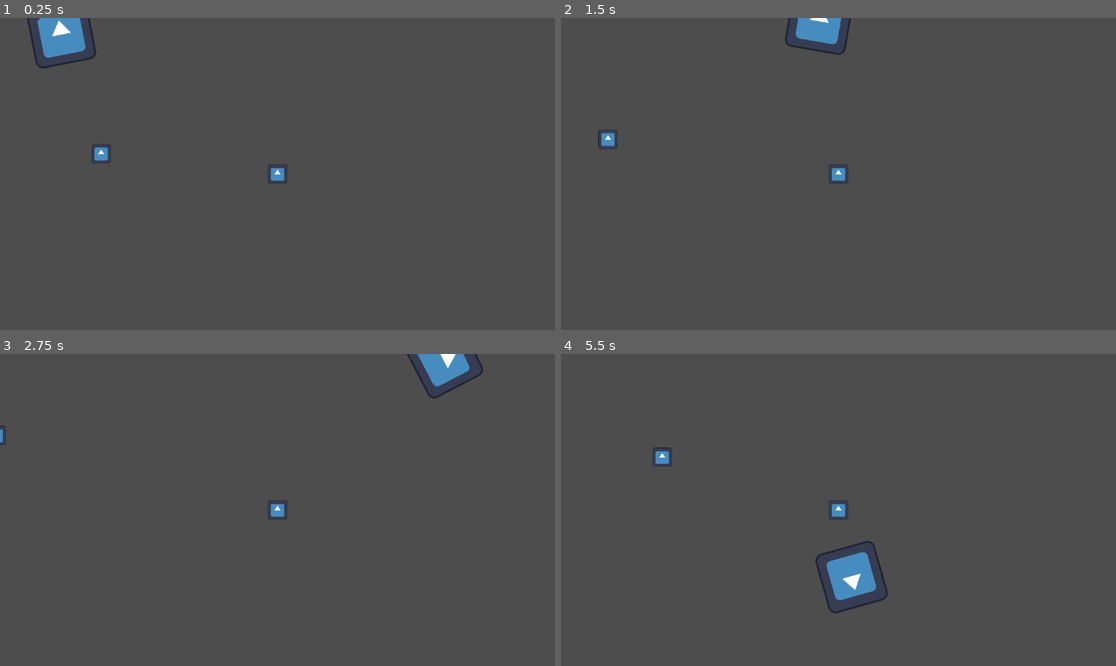
Above: before the commit, frames 1-4 (two rows, left to right).
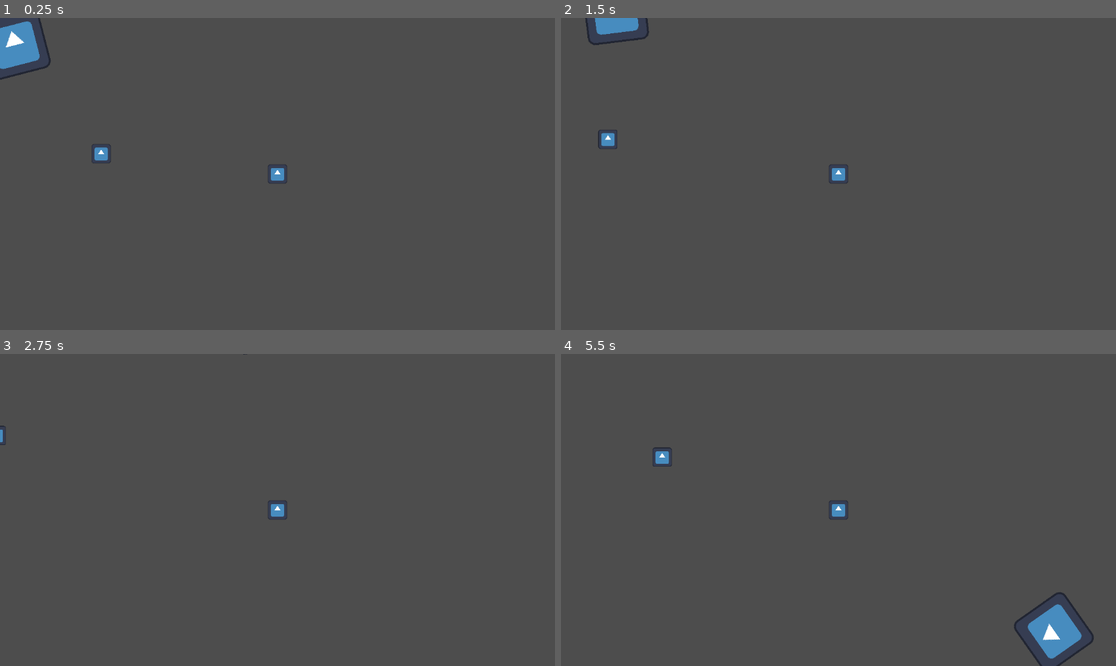
Above: after the commit, the same moments.

Repository: Jollista/Deadsteel
Game: Godot game, scene res://test.tscn
The game is run twice, just before and just after one commit, with the same random seed, the same clock (stepped at 60 frames per second) and the same inputs. The project has no main scene, so this scene is started directly. The engine's default icon, where the game draws it, is replaced by a stand-in: a white triangle on a blue panel in a dark square.
Inputs:
- Up to frame 1 (0.25 s): no input
- Up to frame 2 (1.5 s): hold D (right) 0.53-1.28 s; tap E (interact) at 0.6, 1.35 s; hold S (down) from 1.28 s (still down)
- Up to frame 3 (2.75 s): release S (down) at 2.03 s; hold D (right) from 2.03 s (still down); tap E (interact) at 2.1 s
- Up to frame 4 (5.5 s): release D (right) at 2.78 s; hold W (up) 2.78-3.53 s; tap E (interact) every 0.75 s from 2.85 to 5.1 s; hold A (left) 3.53-5.03 s; hold S (down) from 5.03 s (still down)

The runs differ from the first frame. In frame 1, 2.0% of the frame differs, in the area x 0-18%, y 0-20%; in frame 2, 1.2%; in frame 3, 0.8%; in frame 4, 2.5%, in the area x 45-96%, y 59-100%.

Commit message:
Added acceleration, starting, and stopping to engine

Diff:
--- a/Trains/engine.gd
+++ b/Trains/engine.gd
@@ -1,10 +1,35 @@
 extends PathFollow2D
 
-@export var SPEED = 7.0
+# Max speed and current speed
+@export var MAX_SPEED = 7.0
+var SPEED = 0.0
+# Acceleration for starting and stopping
+@export var ACCELERATION = 0.05
 var track_progress = 0.0
 
+# true if train is stopping
+var stopping = false
+
+# manages train's movement along a path2D track
 func _physics_process(_delta):
+	print("Speed : ", SPEED)
 	# moves self along Path2D
+	if stopping:
+		decelerate()
+	else:
+		accelerate()
 	track_progress = get_progress() + SPEED
 	set_progress(track_progress)
-	print("Progress : ", progress)
+	#print("Progress : ", progress)
+
+# decelerate to 0
+func decelerate():
+	SPEED = move_toward(SPEED, 0, ACCELERATION)
+
+# accelerate to max_speed
+func accelerate():
+	SPEED = move_toward(SPEED, MAX_SPEED, ACCELERATION)
+
+# toggle stopping, for player control purposes
+func toggle_brake():
+	stopping = !stopping
